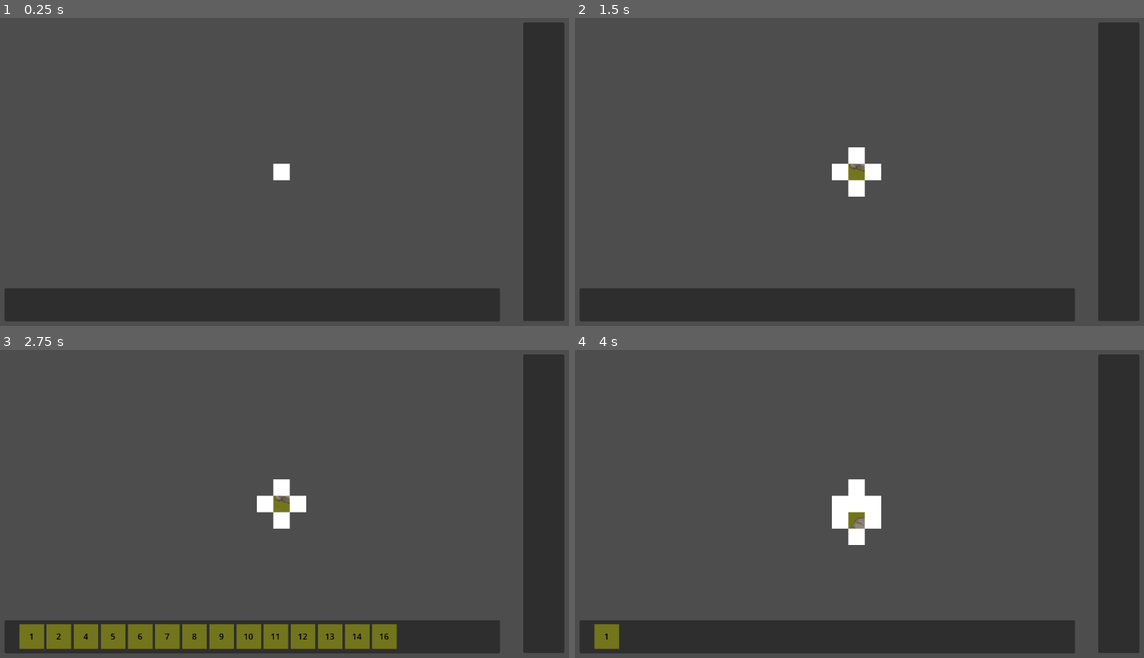
Above: before the commit, frames 1-4 (two rows, left to right).
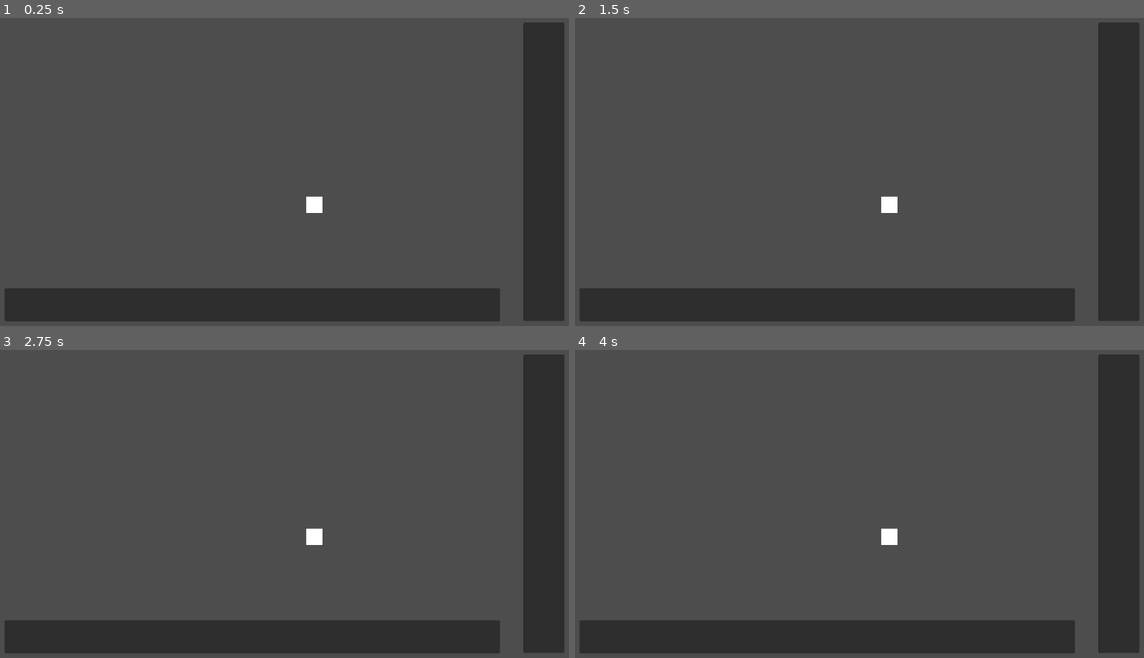
Above: after the commit, the same moments.

Repository: Sketh14/WaveFuncCollapse
Game: Godot game, scene res://Scenes/Main01.tscn
Two runs of this game, one before a commit and one after it. Both use one fixed random seed, a clock stepped at 60 frames per second and the inputs below.
Inputs (mouse positions are in pixels of both pictures, inside the frame that each line leads up to):
- Up to frame 1 (0.25 s): no input
- Up to frame 2 (1.5 s): tap Enter at 0.5 s; press the mouse at (853, 172) at 0.53 s; release the mouse at (853, 172) at 1.25 s; click (597, 304) at 1.27 s
- Up to frame 3 (2.75 s): tap Space at 2 s; move the mouse to (278, 519) at 2.02 s; click (278, 519) at 2.1 s
- Up to frame 4 (4 s): click (609, 636) at 2.77 s; tap Enter at 3.5 s; move the mouse to (853, 488) at 3.52 s; press the mouse at (853, 488) at 3.53 s

The runs differ from the first frame. In frame 1, 0.3% of the frame differs, in the area x 47-57%, y 47-64%; in frame 2, 0.9%; in frame 3, 5.9%, in the area x 3-70%, y 41-98%; in frame 4, 1.8%.

Commit message:
Fixing - Bounds Check | Prefab Fixing
- WaveFunctionCollapse
	(-) SuperTile bounds check while creation
	(-) Adjacency Tile bounds check
	(-) Combining both

- Scene
	(-) Prefabs
		[=] Fixing X and Y adjacent list of TilePrefabs

Diff:
--- a/Prefab/Tile/Big_Rock/BR_TilePrefab1.tscn
+++ b/Prefab/Tile/Big_Rock/BR_TilePrefab1.tscn
@@ -28,7 +28,7 @@
 posY = 45
 negY = 47
 adjPosX = Array[int]([60])
-adjNegX = Array[int]([54, 58, 62, 66, 2, 6, 10, 14, 18, 22, 26, 30, 34, 38, 42])
+adjNegX = Array[int]([2, 6, 10, 14, 18, 22, 26, 30, 34, 38, 42, 54, 58, 62, 66])
 adjPosY = Array[int]([51])
 adjNegY = Array[int]([49, 53, 1, 5, 9, 13, 17, 21, 25, 29, 33, 37, 41, 61])
 
--- a/Prefab/Tile/Grass/Gr_TilePrefab1.tscn
+++ b/Prefab/Tile/Grass/Gr_TilePrefab1.tscn
@@ -23,8 +23,8 @@
 negY = 3
 adjPosX = Array[int]([48, 52, 64, 68, 4, 8, 12, 16, 20, 24, 28, 32, 36, 40, 44])
 adjNegX = Array[int]([54, 58, 62, 66, 2, 6, 10, 14, 18, 22, 26, 30, 34, 38, 42])
-adjPosY = Array[int]([49, 53, 61, 1, 5, 9, 13, 17, 21, 25, 29, 33, 37, 41])
-adjNegY = Array[int]([47, 59, 67, 3, 7, 11, 15, 19, 23, 27, 31, 35, 39, 43])
+adjPosY = Array[int]([47, 59, 67, 3, 7, 11, 15, 19, 23, 27, 31, 35, 39, 43])
+adjNegY = Array[int]([49, 53, 61, 1, 5, 9, 13, 17, 21, 25, 29, 33, 37, 41])
 
 [node name="Area2D" type="Area2D" parent="."]
 visible = false
--- a/Prefab/Tile/Grass/Gr_TilePrefab2.tscn
+++ b/Prefab/Tile/Grass/Gr_TilePrefab2.tscn
@@ -23,8 +23,8 @@
 negY = 7
 adjPosX = Array[int]([48, 52, 64, 68, 4, 8, 12, 16, 20, 24, 28, 32, 36, 40, 44])
 adjNegX = Array[int]([54, 58, 62, 66, 2, 6, 10, 14, 18, 22, 26, 30, 34, 38, 42])
-adjPosY = Array[int]([49, 53, 61, 1, 5, 9, 13, 17, 21, 25, 29, 33, 37, 41])
-adjNegY = Array[int]([47, 59, 67, 3, 7, 11, 15, 19, 23, 27, 31, 35, 39, 43])
+adjPosY = Array[int]([47, 59, 67, 3, 7, 11, 15, 19, 23, 27, 31, 35, 39, 43])
+adjNegY = Array[int]([49, 53, 61, 1, 5, 9, 13, 17, 21, 25, 29, 33, 37, 41])
 
 [node name="Area2D" type="Area2D" parent="."]
 visible = false
--- a/Prefab/Tile/Grass/Gr_TilePrefab3.tscn
+++ b/Prefab/Tile/Grass/Gr_TilePrefab3.tscn
@@ -23,8 +23,8 @@
 negY = 11
 adjPosX = Array[int]([48, 52, 64, 68, 4, 8, 12, 16, 20, 24, 28, 32, 36, 40, 44])
 adjNegX = Array[int]([54, 58, 62, 66, 2, 6, 10, 14, 18, 22, 26, 30, 34, 38, 42])
-adjPosY = Array[int]([49, 53, 61, 1, 5, 9, 13, 17, 21, 25, 29, 33, 37, 41])
-adjNegY = Array[int]([47, 59, 67, 3, 7, 11, 15, 19, 23, 27, 31, 35, 39, 43])
+adjPosY = Array[int]([47, 59, 67, 3, 7, 11, 15, 19, 23, 27, 31, 35, 39, 43])
+adjNegY = Array[int]([49, 53, 61, 1, 5, 9, 13, 17, 21, 25, 29, 33, 37, 41])
 
 [node name="Area2D" type="Area2D" parent="."]
 visible = false
--- a/Prefab/Tile/Grass/Gr_TilePrefab4.tscn
+++ b/Prefab/Tile/Grass/Gr_TilePrefab4.tscn
@@ -23,8 +23,8 @@
 negY = 15
 adjPosX = Array[int]([48, 52, 64, 68, 4, 8, 12, 16, 20, 24, 28, 32, 36, 40, 44])
 adjNegX = Array[int]([54, 58, 62, 66, 2, 6, 10, 14, 18, 22, 26, 30, 34, 38, 42])
-adjPosY = Array[int]([49, 53, 61, 1, 5, 9, 13, 17, 21, 25, 29, 33, 37, 41])
-adjNegY = Array[int]([47, 59, 67, 3, 7, 11, 15, 19, 23, 27, 31, 35, 39, 43])
+adjPosY = Array[int]([47, 59, 67, 3, 7, 11, 15, 19, 23, 27, 31, 35, 39, 43])
+adjNegY = Array[int]([49, 53, 61, 1, 5, 9, 13, 17, 21, 25, 29, 33, 37, 41])
 
 [node name="Area2D" type="Area2D" parent="."]
 visible = false
--- a/Prefab/Tile/Objects/Ob_TilePrefab1.tscn
+++ b/Prefab/Tile/Objects/Ob_TilePrefab1.tscn
@@ -29,8 +29,8 @@
 negY = 27
 adjPosX = Array[int]([48, 52, 64, 68, 4, 8, 12, 16, 20, 24, 28, 32, 36, 40, 44])
 adjNegX = Array[int]([54, 58, 62, 66, 2, 6, 10, 14, 18, 22, 26, 30, 34, 38, 42])
-adjPosY = Array[int]([49, 53, 61, 1, 5, 9, 13, 17, 21, 25, 29, 33, 37, 41])
-adjNegY = Array[int]([47, 59, 67, 3, 7, 11, 15, 19, 23, 27, 31, 35, 39, 43])
+adjPosY = Array[int]([47, 59, 67, 3, 7, 11, 15, 19, 23, 27, 31, 35, 39, 43])
+adjNegY = Array[int]([49, 53, 61, 1, 5, 9, 13, 17, 21, 25, 29, 33, 37, 41])
 
 [node name="Area2D" type="Area2D" parent="."]
 visible = false
--- a/Prefab/Tile/Objects/Ob_TilePrefab2.tscn
+++ b/Prefab/Tile/Objects/Ob_TilePrefab2.tscn
@@ -29,8 +29,8 @@
 negY = 31
 adjPosX = Array[int]([48, 52, 64, 68, 4, 8, 12, 16, 20, 24, 28, 32, 36, 40, 44])
 adjNegX = Array[int]([54, 58, 62, 66, 2, 6, 10, 14, 18, 22, 26, 30, 34, 38, 42])
-adjPosY = Array[int]([49, 53, 61, 1, 5, 9, 13, 17, 21, 25, 29, 33, 37, 41])
-adjNegY = Array[int]([47, 59, 67, 3, 7, 11, 15, 19, 23, 27, 31, 35, 39, 43])
+adjPosY = Array[int]([47, 59, 67, 3, 7, 11, 15, 19, 23, 27, 31, 35, 39, 43])
+adjNegY = Array[int]([49, 53, 61, 1, 5, 9, 13, 17, 21, 25, 29, 33, 37, 41])
 
 [node name="Area2D" type="Area2D" parent="."]
 visible = false
--- a/Prefab/Tile/Path/Pt_TilePrefab1.tscn
+++ b/Prefab/Tile/Path/Pt_TilePrefab1.tscn
@@ -23,8 +23,8 @@
 negY = 23
 adjPosX = Array[int]([48, 52, 64, 68, 4, 8, 12, 16, 20, 24, 28, 32, 36, 40, 44])
 adjNegX = Array[int]([54, 58, 62, 66, 2, 6, 10, 14, 18, 22, 26, 30, 34, 38, 42])
-adjPosY = Array[int]([49, 53, 61, 1, 5, 9, 13, 17, 21, 25, 29, 33, 37, 41])
-adjNegY = Array[int]([47, 59, 67, 3, 7, 11, 15, 19, 23, 27, 31, 35, 39, 43])
+adjPosY = Array[int]([47, 59, 67, 3, 7, 11, 15, 19, 23, 27, 31, 35, 39, 43])
+adjNegY = Array[int]([49, 53, 61, 1, 5, 9, 13, 17, 21, 25, 29, 33, 37, 41])
 
 [node name="Area2D" type="Area2D" parent="."]
 visible = false
--- a/Prefab/Tile/Path/Pt_TilePrefab2.tscn
+++ b/Prefab/Tile/Path/Pt_TilePrefab2.tscn
@@ -23,8 +23,8 @@
 negY = 19
 adjPosX = Array[int]([48, 52, 64, 68, 4, 8, 12, 16, 20, 24, 28, 32, 36, 40, 44])
 adjNegX = Array[int]([54, 58, 62, 66, 2, 6, 10, 14, 18, 22, 26, 30, 34, 38, 42])
-adjPosY = Array[int]([49, 53, 61, 1, 5, 9, 13, 17, 21, 25, 29, 33, 37, 41])
-adjNegY = Array[int]([47, 59, 67, 3, 7, 11, 15, 19, 23, 27, 31, 35, 39, 43])
+adjPosY = Array[int]([47, 59, 67, 3, 7, 11, 15, 19, 23, 27, 31, 35, 39, 43])
+adjNegY = Array[int]([49, 53, 61, 1, 5, 9, 13, 17, 21, 25, 29, 33, 37, 41])
 
 [node name="Area2D" type="Area2D" parent="."]
 visible = false
--- a/Prefab/Tile/Rocks/Roc_TilePrefab1.tscn
+++ b/Prefab/Tile/Rocks/Roc_TilePrefab1.tscn
@@ -29,8 +29,8 @@
 negY = 35
 adjPosX = Array[int]([48, 52, 64, 68, 4, 8, 12, 16, 20, 24, 28, 32, 36, 40, 44])
 adjNegX = Array[int]([54, 58, 62, 66, 2, 6, 10, 14, 18, 22, 26, 30, 34, 38, 42])
-adjPosY = Array[int]([49, 53, 61, 1, 5, 9, 13, 17, 21, 25, 29, 33, 37, 41])
-adjNegY = Array[int]([47, 59, 67, 3, 7, 11, 15, 19, 23, 27, 31, 35, 39, 43])
+adjPosY = Array[int]([47, 59, 67, 3, 7, 11, 15, 19, 23, 27, 31, 35, 39, 43])
+adjNegY = Array[int]([49, 53, 61, 1, 5, 9, 13, 17, 21, 25, 29, 33, 37, 41])
 
 [node name="Area2D" type="Area2D" parent="."]
 visible = false
--- a/Prefab/Tile/Rocks/Roc_TilePrefab2.tscn
+++ b/Prefab/Tile/Rocks/Roc_TilePrefab2.tscn
@@ -39,8 +39,8 @@
 negY = 39
 adjPosX = Array[int]([48, 52, 64, 68, 4, 8, 12, 16, 20, 24, 28, 32, 36, 40, 44])
 adjNegX = Array[int]([54, 58, 62, 66, 2, 6, 10, 14, 18, 22, 26, 30, 34, 38, 42])
-adjPosY = Array[int]([49, 53, 61, 1, 5, 9, 13, 17, 21, 25, 29, 33, 37, 41])
-adjNegY = Array[int]([47, 59, 67, 3, 7, 11, 15, 19, 23, 27, 31, 35, 39, 43])
+adjPosY = Array[int]([47, 59, 67, 3, 7, 11, 15, 19, 23, 27, 31, 35, 39, 43])
+adjNegY = Array[int]([49, 53, 61, 1, 5, 9, 13, 17, 21, 25, 29, 33, 37, 41])
 
 [node name="Area2D" type="Area2D" parent="."]
 visible = false
--- a/Prefab/Tile/Rocks/Roc_TilePrefab3.tscn
+++ b/Prefab/Tile/Rocks/Roc_TilePrefab3.tscn
@@ -29,8 +29,8 @@
 negY = 43
 adjPosX = Array[int]([48, 52, 64, 68, 4, 8, 12, 16, 20, 24, 28, 32, 36, 40, 44])
 adjNegX = Array[int]([54, 58, 62, 66, 2, 6, 10, 14, 18, 22, 26, 30, 34, 38, 42])
-adjPosY = Array[int]([49, 53, 61, 1, 5, 9, 13, 17, 21, 25, 29, 33, 37, 41])
-adjNegY = Array[int]([47, 59, 67, 3, 7, 11, 15, 19, 23, 27, 31, 35, 39, 43])
+adjPosY = Array[int]([47, 59, 67, 3, 7, 11, 15, 19, 23, 27, 31, 35, 39, 43])
+adjNegY = Array[int]([49, 53, 61, 1, 5, 9, 13, 17, 21, 25, 29, 33, 37, 41])
 
 [node name="Area2D" type="Area2D" parent="."]
 visible = false
--- a/Prefab/Tile/Tomb/Tmb_TilePrefab1.tscn
+++ b/Prefab/Tile/Tomb/Tmb_TilePrefab1.tscn
@@ -29,8 +29,8 @@
 negY = 67
 adjPosX = Array[int]([48, 52, 4, 8, 12, 16, 68, 20, 24, 28, 32, 36, 40, 44])
 adjNegX = Array[int]([54, 58, 2, 6, 10, 14, 18, 22, 26, 30, 34, 38, 42, 66])
-adjPosY = Array[int]([49, 53, 1, 5, 9, 13, 17, 21, 25, 29, 33, 37, 41])
-adjNegY = Array[int]([63])
+adjPosY = Array[int]([63])
+adjNegY = Array[int]([49, 53, 1, 5, 9, 13, 17, 21, 25, 29, 33, 37, 41])
 
 [node name="Area2D" type="Area2D" parent="."]
 visible = false
--- a/Prefab/Tile/Tomb/Tmb_TilePrefab2.tscn
+++ b/Prefab/Tile/Tomb/Tmb_TilePrefab2.tscn
@@ -29,8 +29,8 @@
 negY = 63
 adjPosX = Array[int]([48, 52, 4, 8, 12, 16, 64, 20, 24, 28, 32, 36, 40, 44])
 adjNegX = Array[int]([54, 58, 2, 6, 10, 14, 18, 22, 26, 30, 34, 38, 42, 62])
-adjPosY = Array[int]([65])
-adjNegY = Array[int]([59, 47, 3, 7, 11, 15, 19, 23, 27, 31, 35, 39, 43, 67])
+adjPosY = Array[int]([59, 47, 3, 7, 11, 15, 19, 23, 27, 31, 35, 39, 43, 67])
+adjNegY = Array[int]([65])
 
 [node name="Area2D" type="Area2D" parent="."]
 visible = false
--- a/Scripts/UI/TilePanelController.gd
+++ b/Scripts/UI/TilePanelController.gd
@@ -46,6 +46,7 @@
 func set_tiles_in_panel_from_list(super_tile): # tile_index : int
 	if (!is_instance_of(super_tile, SuperTileController)):
 		return
+	print("Setting Tiles in the Panel List")
 
 	selectedSuperTile = super_tile
 	# var tempPosX = _wave_function_handler.gridDimension.x * selectedSuperTile.superTileXCoOrd;
--- a/Scripts/WaveFunctionCollapse.gd
+++ b/Scripts/WaveFunctionCollapse.gd
@@ -39,8 +39,16 @@
 
 # Called when the node enters the scene tree for the first time.
 func _ready():
+	# Check if the dimension is even, then turn it odd
+	if ((gridDimension.x % 2) == 0):
+		gridDimension.x += 1
+	if ((gridDimension.y % 2) == 0):
+		gridDimension.y += 1
+
 	# Create a starting tile
-	CreateSuperTile(0, 0)
+	CreateSuperTile(gridDimension.x / 2, gridDimension.y / 2)
+	# print("Final Dimensions" + " | gridDimension : " + str(gridDimension)
+	# 		+ " | X : " + str(gridDimension.x / 2) + " | Y : " + str(gridDimension.y / 2))
 
 	FillTilesCache()
 	InitializeData()
@@ -113,16 +121,17 @@
 
 ## Function to actually instantiate tile.
 ## This will not set the image of the tile.
-func CreateTile(tileIndexX: int) -> Node:
-	# print("Generating Tile | Prefab Child Index : ", tileIndexX, " | Path : ", tilePrefabsLocationList[tileIndexX])
-	var tileToPlace = load(tilePrefabsLocationList[tileIndexX]).instantiate()
-
+func CreateTile(tileIndexX: int, tileCoOrdX: int, tileCoOrdY: int) -> Node:
 	# This does not duplicate the Node properly if children are present
 	# Also, we are duplicating scene, not existing Node
 	# var tileToPlace = tilePrefabsList[tileIndexX].duplicate()
 
+	var tileToPlace = load(tilePrefabsLocationList[tileIndexX]).instantiate()
 	tileToPlace.visible = true
+	tileToPlace.position = Vector2(32.0 * tileCoOrdX, 32.0 * tileCoOrdY) # Tiles size is 64 x 64
 	tileHolder.add_child(tileToPlace)
+	print("Generating Tile | Prefab Child Index : " + str(tileIndexX) + " | Path : " + str(tilePrefabsLocationList[tileIndexX])
+			+ "| CoOrdX : " + str(tileCoOrdX) + " | CoOrdY : " + str(tileCoOrdY))
 	return tileToPlace
 
 func CreateSuperTile(tileCoOrdX: int, tileCoOrdY: int) -> Node:
@@ -131,10 +140,13 @@
 	var tempSuperTileController = superTile as SuperTileController
 	tempSuperTileController.superTileXCoOrd = tileCoOrdX
 	tempSuperTileController.superTileYCoOrd = tileCoOrdY
-	var position = Vector2(32 * tileCoOrdX, 32 * tileCoOrdY) # Tiles size is 64 x 64
+	var position = Vector2(32.0 * tileCoOrdX, 32.0 * tileCoOrdY) # Tiles size is 64 x 64
 	superTile.position = position
 	tileHolder.add_child(superTile)
-	# print("Super Tile | XCoOrd : ", tempSuperTileController.superTileXCoOrd, " | YCoOrd : ", tempSuperTileController.superTileYCoOrd)
+	"""
+	print("Super Tile | XCoOrd : " + str(tempSuperTileController.superTileXCoOrd)
+		+ " | YCoOrd : " + str(tempSuperTileController.superTileYCoOrd))
+	"""
 	return superTile
 
 """
@@ -148,34 +160,26 @@
 
 ## Set a specific tile value and also check for the neighbouring tiles data
 func SetTile(coOrdX: int, coOrdY: int, valToSet: int):
-	var currentIndex1D = coOrdX + (coOrdY * gridDimension.y)
+	#TODO: IMPORTANT | Always check how 1D array index is calculated
+	# var currentIndex1D = coOrdX + (coOrdY * gridDimension.y)		# TODO: Wrong
+	var currentIndex1D = (gridDimension.x * coOrdX) + coOrdY
 	if (tileMap.size() <= currentIndex1D || currentIndex1D < 0):
+		print("TileMap Size : " + str(tileMap.size()) + " | CurrentIndex1D : " + str(currentIndex1D))
 		return
 
 	tileMap[currentIndex1D].currentTileIndex = valToSet
 	tileMap[currentIndex1D].collapsed = true
 
 
-	var createdTile = CreateTile(valToSet)
-	createdTile.position = Vector2(32.0 * coOrdX, 32.0 * coOrdY) # Tiles size is 64 x 64
+	# var createdTile = CreateTile(valToSet, coOrdX, coOrdY)
+	# createdTile.position = Vector2(32.0 * coOrdX, 32.0 * coOrdY) # Tiles size is 64 x 64
+	CreateTile(valToSet, coOrdX, coOrdY)
 
 	#Set the first 4 adjacent tiles in the immediate vicinity of the current set tile
-	SetTilesToCheckData(coOrdX, coOrdY)
-
-	# Create SuperTiles in each possible direction
+	SetTilesToCheckData1(coOrdX, coOrdY)
+	# SetTilesToCheckData2(coOrdX, coOrdY)
+
 	# """
-	var tilePosXMult = 0
-	var tilePosYMult = 1
-	for tileCountX in 2:
-		for tileCountY in 2:
-			# print("Instantiating at Position : ", position)
-			CreateSuperTile((coOrdX + (1 * tilePosXMult)), (coOrdY + (1 * tilePosYMult)))
-			tilePosYMult = tilePosYMult * -1
-			tilePosXMult = tilePosXMult * -1
-		tilePosYMult = 0
-		tilePosXMult = 1
-	# """
-
 	# Set while loop here and keep repeating unless all the adjoining cells are collapsed
 	while (tilesToCheckStack.size() > 0):
 	# if (true):
@@ -186,38 +190,90 @@
 		#currentIndex1D error | not being set for the neighbours when it is neighbours turn
 		# var tempTransposedIndex = tileToCheck.tileCoOrdX + (tileToCheck.tileCoOrdY * gridDimension.y)
 		# if(!tileMap[tempTransposedIndex].collapsed):
-		# 	SetTilesToCheckData(tileToCheck.tileCoOrdX, tileToCheck.tileCoOrdY)
+		# 	SetTilesToCheckData(tileToCheck.tileCoOrdX, tileToCheck.tileCoOrdY)		# """
 
 ## Helper function to set the Stack which checks the neighbouring tiles of the current selected tile.
 ## It adds the right/left/bottom/top tiles to the Stack
-func SetTilesToCheckData(coOrdX: int, coOrdY: int):
+func SetTilesToCheckData1(coOrdX: int, coOrdY: int):
 	# debugPrint = "Setting Tile Data|  X[" + str(coOrdX) + "], Y[" + str(coOrdY) + "]"
 	# print(debugPrint)
 
 	var tempTileData
+
+	"""
+	tempTileData = TransposedTileData.new()
+	tempTileData.tileCoOrdX = coOrdX + 1
+	tempTileData.tileCoOrdY = coOrdY
+	tempTileData.socketDir = SocketDirection.POSITIVEX
+	tilesToCheckStack.push_back(tempTileData)
+	CreateSuperTile(coOrdX + 1, coOrdY)
 
 	tempTileData = TransposedTileData.new()
 	tempTileData.tileCoOrdX = coOrdX - 1
 	tempTileData.tileCoOrdY = coOrdY
 	tempTileData.socketDir = SocketDirection.NEGATIVEX
 	tilesToCheckStack.push_back(tempTileData)
-
-	tempTileData.tileCoOrdX = coOrdX + 1
-	tempTileData.tileCoOrdY = coOrdY
-	tempTileData.socketDir = SocketDirection.POSITIVEX
-	tilesToCheckStack.push_back(tempTileData)
+	CreateSuperTile(coOrdX - 1, coOrdY)
+	# """
 
 	tempTileData = TransposedTileData.new()
 	tempTileData.tileCoOrdX = coOrdX
-	tempTileData.tileCoOrdY = coOrdY + 1
+	tempTileData.tileCoOrdY = coOrdY - 1 # To adjust with Godot's Co-Ordinate system
+	tempTileData.socketDir = SocketDirection.POSITIVEY
+	tilesToCheckStack.push_back(tempTileData)
+	CreateSuperTile(coOrdX, coOrdY - 1)
+
+	"""
+	tempTileData = TransposedTileData.new()
+	tempTileData.tileCoOrdX = coOrdX
+	tempTileData.tileCoOrdY = coOrdY + 1 # To adjust with Godot's Co-Ordinate system
 	tempTileData.socketDir = SocketDirection.NEGATIVEY
 	tilesToCheckStack.push_back(tempTileData)
-
-	tempTileData = TransposedTileData.new()
-	tempTileData.tileCoOrdX = coOrdX
-	tempTileData.tileCoOrdY = coOrdY - 1
-	tempTileData.socketDir = SocketDirection.POSITIVEY
-	tilesToCheckStack.push_back(tempTileData)
+	CreateSuperTile(coOrdX, coOrdY + 1)
+	# """
+
+## Helper function to set the Stack which checks the neighbouring tiles of the current selected tile.
+## It adds the right/left/bottom/top tiles to the Stack
+func SetTilesToCheckData2(coOrdX: int, coOrdY: int):
+	# debugPrint = "Setting Tile Data|  X[" + str(coOrdX) + "], Y[" + str(coOrdY) + "]"
+	# print(debugPrint)
+
+	var tempTileData
+
+	# Create SuperTiles along with Adjacecny Tile check in each possible direction
+	var tilePosXMult = 0
+	var tilePosYMult = 1
+	for tileCountX in 2:
+		for tileCountY in 2:
+			# print("Instantiating at Position : ", position)
+			var tempTileCoOrdX = coOrdX + (1 * tilePosXMult)
+			var tempTileCoOrdY = coOrdY + (1 * tilePosYMult)
+
+			if (tempTileCoOrdX >= 0 && tempTileCoOrdX < gridDimension.x
+				&& tempTileCoOrdY >= 0 && tempTileCoOrdY < gridDimension.y # Check if within bounds
+				&& !tileMap[(gridDimension.x * tempTileCoOrdX) + tempTileCoOrdY].collapsed): # Check if the tile is collapsed or not
+				CreateSuperTile(tempTileCoOrdX, tempTileCoOrdY)
+				tempTileData = TransposedTileData.new()
+				tempTileData.tileCoOrdX = tempTileCoOrdX
+				tempTileData.tileCoOrdY = tempTileCoOrdY
+				# Wrong Below
+				# tempTileData.socketDir = ((tileCountY - tileCountX) * tilePosXMult) + ((2 + tileCountY) * tilePosYMult)
+				if (tileCountX == 0):
+					tempTileData.socketDir = 2 + tileCountY
+				else:
+					tempTileData.socketDir = tileCountY
+
+				tilesToCheckStack.push_back(tempTileData)
+				"""
+				print("Tile Pushed | tileCountX : " + str(tileCountX) + " | tileCountY : " + str(tileCountY)
+						+ " | [" + str(tempTileCoOrdX) + "," + str(tempTileCoOrdY) + "]"
+						+ " | socketDir : " + str(tempTileData.socketDir))
+				"""
+
+			tilePosYMult = tilePosYMult * -1
+			tilePosXMult = tilePosXMult * -1
+		tilePosYMult = 0
+		tilePosXMult = 1
 
 # Set the next tile according to the adjacency list of the current assigned tile and the direction w.r.t. current tile
 # We set a loop and remove the tile indexes in the tilesAvailable list untill all non-compatible tiles are removed
@@ -226,11 +282,12 @@
 	#Compare Socket | "Positive Socket" can only be compared to "Negative Socket" without rotation
 	#Search down of the tile
 	if (tileMap.size() > currTileIndex && currTileIndex >= 0):
-		# debugPrint = "Checking | Index [" + str(currTileIndex) + "] | SocketDir [" + str(tileToCheck.socketDir) + "]\n\n"
-		# print(debugPrint);
+		"""
+		print("Checking | Index [" + str(currTileIndex) + "] | SocketDir [" + str(tileToCheck.socketDir) + "]\n\n");
+		# """
 
 		# =========================================>		Getting Adjacent List		<======================================
-		var tilesAvailableIndexToCheck = 0
+
 		var foundTile = false
 
 		var currentTilePrefabIndex = tileMap[currTileIndex].currentTileIndex # We assume that the index will be set, as without index, this shouldnt be triggered
@@ -244,7 +301,10 @@
 				adjList = tilePrefabsList[currentTilePrefabIndex].socketContainer.adjPosY
 			SocketDirection.NEGATIVEY:
 				adjList = tilePrefabsList[currentTilePrefabIndex].socketContainer.adjNegY
-		# print("Adjacency List : ", adjList);
+		# """
+		print("Adjacency List : " + str(adjList) + " | currTileIndex : " + str(currTileIndex)
+				+ " | currentTilePrefabIndex : " + str(currentTilePrefabIndex));
+		# """
 		# =========================================>		Getting Adjacent List		<======================================
 
 
@@ -252,12 +312,17 @@
 		# Below is to check which tile from the Prefab List can be added above the current tile
 		# Should be a better way than this to do the below | Can run a binary search to find the index faster
 		#TODO: IMPORTANT | Always check how 1D array index is calculated
-		# var currentIndex1D = tileToCheck.tileCoOrdX + (tileToCheck.tileCoOrdY * gridDimension.y)		#TODO: WRONG
-		var currentIndex1D = (gridDimension.y * tileToCheck.tileCoOrdX) + tileToCheck.tileCoOrdY
-		var totalCount = tileMap[currentIndex1D].tilesAvailable.size()
-		# print("Tile To Check | CoOrdX : " + str(tileToCheck.tileCoOrdX) + " | CoOrdY : " + str(tileToCheck.tileCoOrdY))
-
-		for tileVal in tileMap[currentIndex1D].tilesAvailable:
+		# var tileToCheckIndex1D = tileToCheck.tileCoOrdX + (tileToCheck.tileCoOrdY * gridDimension.y)		#TODO: WRONG
+		var tileToCheckIndex1D = (gridDimension.x * tileToCheck.tileCoOrdX) + tileToCheck.tileCoOrdY
+		"""
+		print("Tile To Check | CoOrdX : " + str(tileToCheck.tileCoOrdX) + " | CoOrdY : " + str(tileToCheck.tileCoOrdY)
+			+ " | tileToCheckIndex1D : " + str(tileToCheckIndex1D) + " | tileMap Size : " + str(tileMap.size())
+			+ " | SocketDir " + str(tileToCheck.socketDir))
+		"""
+
+		var totalCount = tileMap[tileToCheckIndex1D].tilesAvailable.size()
+		var tilesAvailableIndexToCheck = 0
+		for tileVal in tileMap[tileToCheckIndex1D].tilesAvailable:
 
 			# Skip if the tile at this index is not available
 			if (tileVal < 0): # Tile previously has been set to 0
@@ -280,10 +345,11 @@
 					tempCompSocketVal = tilesCache[tileVal].PosY
 			foundTile = false
 
-			# print("=====================> Checking | tileVal : " + str(tileVal) + "  | socketVal : "
-			# 		+ str(tempCompSocketVal) + " <=====================\n\n")
-
-			# debugPrint = ""
+			# """
+			print("=====================> Checking | tileVal : " + str(tileVal) + "  | socketVal : "
+					+ str(tempCompSocketVal) + " <=====================\n\n")
+			# """
+
 			# var socketIndex = 0 # THis is for debugging only
 			for socketVal in adjList:
 				if (socketVal == tempCompSocketVal):
@@ -293,24 +359,22 @@
 
 					#Cell fully collapsed
 					if (totalCount == 1):
-						tileMap[currentIndex1D].collapsed = true
+						tileMap[tileToCheckIndex1D].collapsed = true
 						return 1
 					break # No Duplicates, so break early
 				# else: # Wrong | We need to compare with each tile and then set (-1), if the current comparison tile is not in the current adjacency list
-				# 	tileMap[currentIndex1D].tilesAvailable[tilesAvailableIndexToCheck] = -1;
-
-				# debugPrint += "[" + str(socketIndex) + "] : " + str(tileMap[currentIndex1D].tilesAvailable[tilesAvailableIndexToCheck]) + "_" + str(socketVal) + " | "
+				# 	tileMap[tileToCheckIndex1D].tilesAvailable[tilesAvailableIndexToCheck] = -1;
+
+				# print("[" + str(socketIndex) + "] : " + str(tileMap[tileToCheckIndex1D].tilesAvailable[tilesAvailableIndexToCheck]) + "_" + str(socketVal) + " | ")
 				# socketIndex += 1
-				# print(debugPrint);
-			# print(debugPrint);
 
 			#This causes a bit more problem, as in, if there are more than 1 value in the adjacency list, then the values assigned by a
 			#previous match loop in the list, are removed by the very next match loop. And so everything turns to -1
 			if (!foundTile):
 				totalCount -= 1
-				tileMap[currentIndex1D].tilesAvailable[tilesAvailableIndexToCheck] = -1
-				# print("Removing Tile | Socket [" + str(tilesAvailableIndexToCheck) + "] : [" + str(tileVal) + "] | tileValueRemoved : "
-				# 		+ str(tileMap[currentIndex1D].tilesAvailable[tilesAvailableIndexToCheck]));
+				tileMap[tileToCheckIndex1D].tilesAvailable[tilesAvailableIndexToCheck] = -1
+				print("Removing Tile | Socket [" + str(tilesAvailableIndexToCheck) + "] : [" + str(tileVal) + "] | tileValueRemoved : "
+						+ str(tileMap[tileToCheckIndex1D].tilesAvailable[tilesAvailableIndexToCheck]));
 			tilesAvailableIndexToCheck += 1
 		return 0
 	else:
Not shown, changed: Logs.txt
